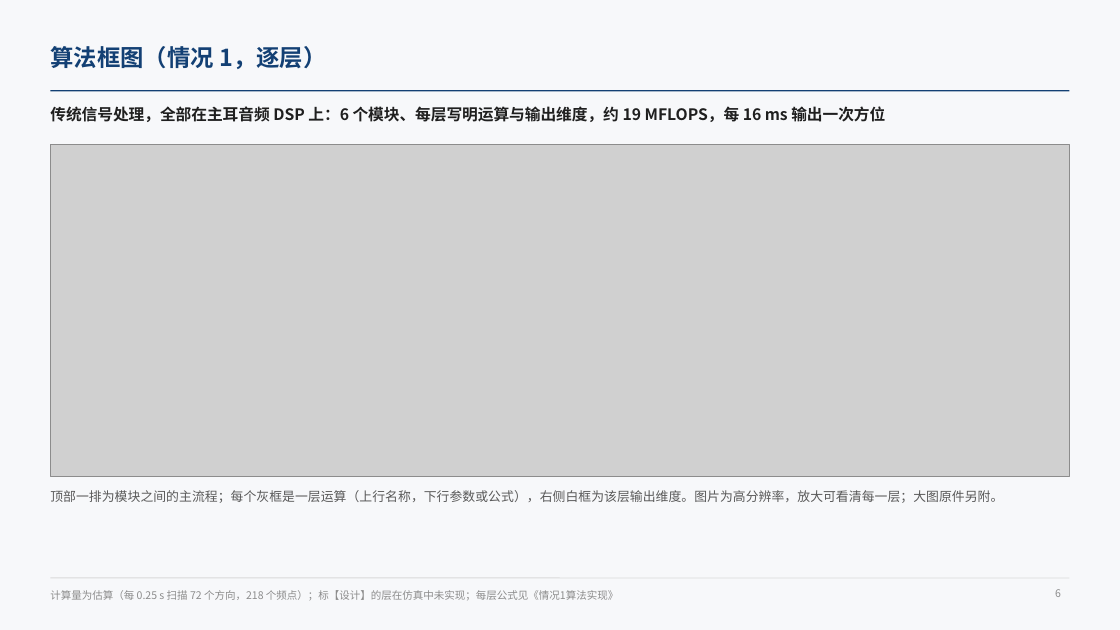
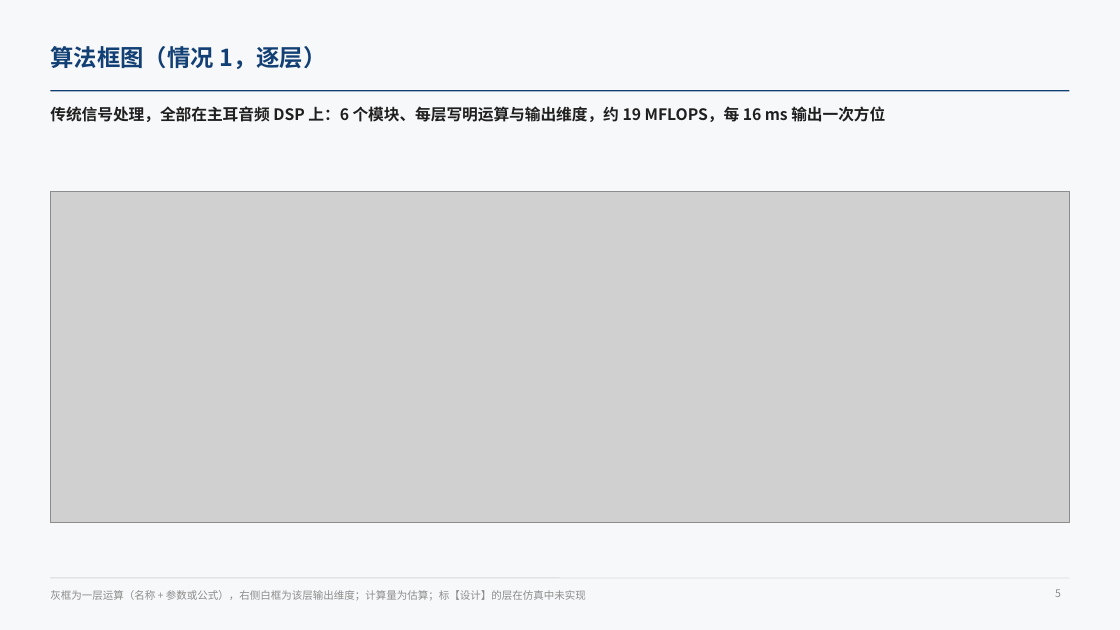
Before and after one commit to ZeroFoxxi/ssl-scene1, a slide deck: slide 5 of 02_耳机声源定位/耳机摄像头听觉辅助_声源定位与波束成形技术总结.pptx (slide 6 before the commit). Drawn at 1120x630 pixels with LibreOffice and Linux fonts; fonts in the diff are those of the drawing; grey boxes stand for pictures. Boxes give left, top, right and bottom in pixels: in the first picture for what was removed or moved away, otherwise in the second. Text is boxed around its words. In the diff, an @@ line names an element or a change of style, - is before the commit and + after.

```diff
--- a/02_耳机声源定位/耳机摄像头听觉辅助_声源定位与波束成形技术总结.pptx
+++ b/02_耳机声源定位/耳机摄像头听觉辅助_声源定位与波束成形技术总结.pptx
@@ picture: place and size @@
-picture at (50,145,1070,476)
+picture at (50,191,1070,523)
@@ text removed at (50,490,1003,503) @@
-顶部一排为模块之间的主流程；每个灰框是一层运算（上行名称，下行参数或公式），右侧白框为该层输出维度。图片为高分辨率，放大可看清每一层；大图原件另附。
@@ text at (50,590,586,600): text changed @@
-计算量为估算（每 0.25 s 扫描 72 个方向，218 个频点）；标【设计】的层在仿真中未实现；每层公式见《情况1算法实现》
+灰框为一层运算（名称 + 参数或公式），右侧白框为该层输出维度；计算量为估算；标【设计】的层在仿真中未实现
```
Also in this commit, not shown: 8 other slides changed, 2 other files.
